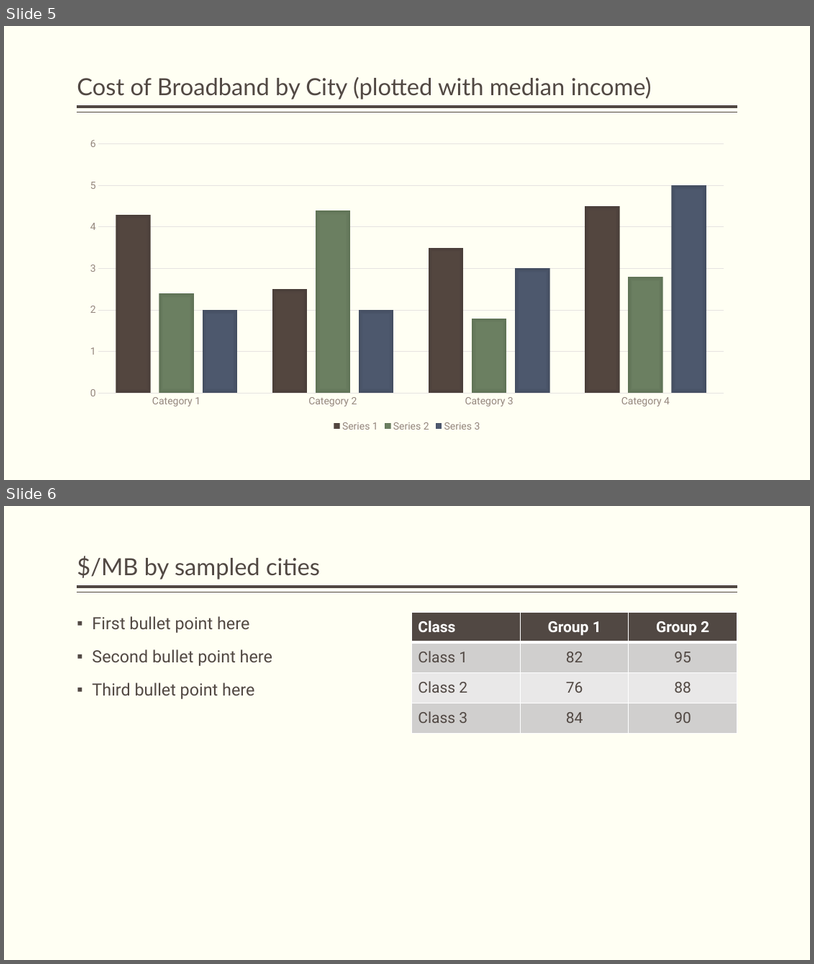
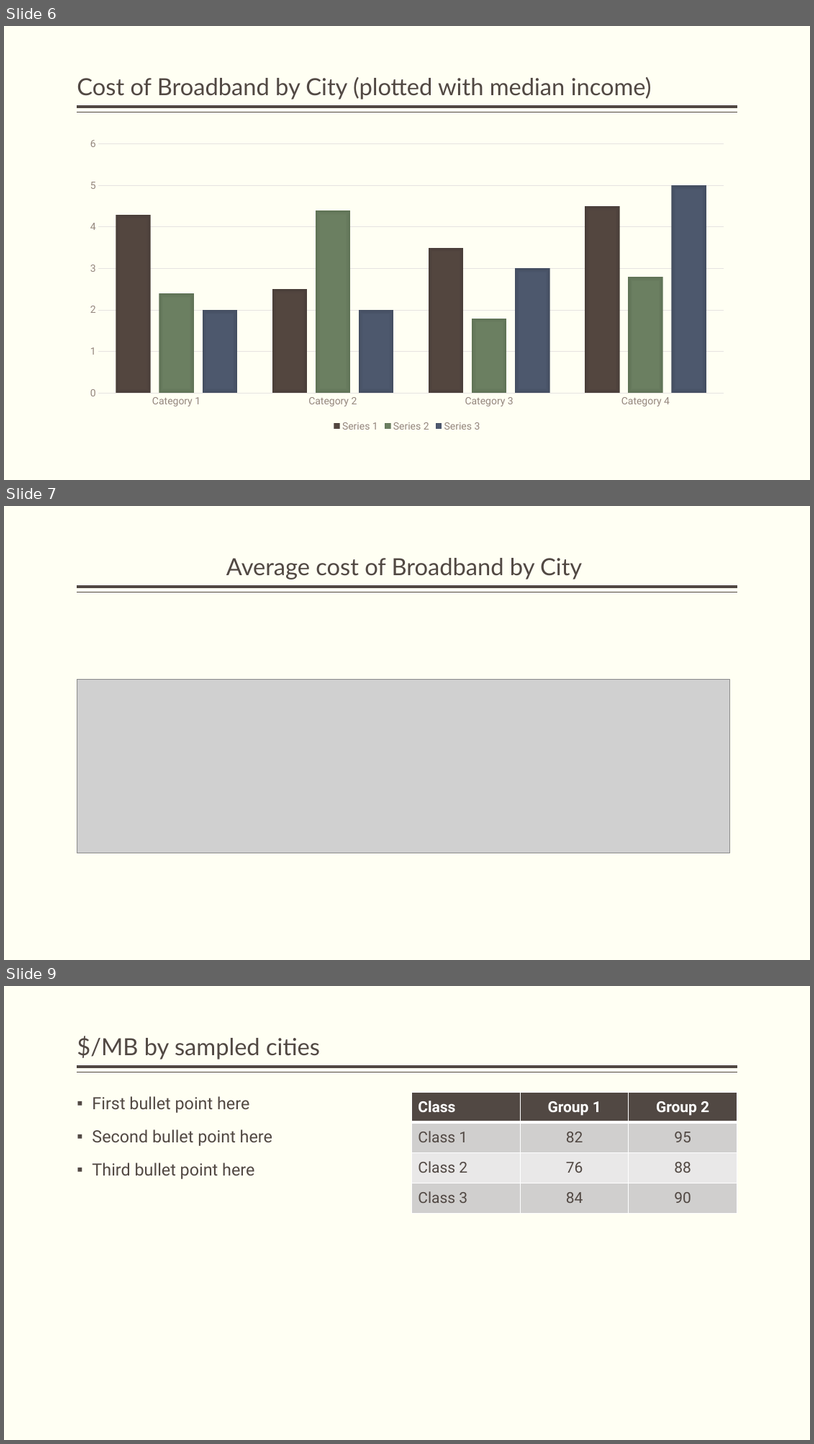
Before and after one commit to vsmolina/fiber_group, a slide deck: Fiber_Group_Presenetation_DRAFT.pptx. Shown one above the other, each under a label of ours: slides 5 and 6 before the commit, slides 6, 7 and 9 after it; the slides between them are not shown. The pictures are 814x964 and 814x1444 pixels, drawn with LibreOffice and Linux fonts; fonts in the diff are those of the drawing; grey boxes stand for pictures. Boxes give left, top, right and bottom in pixels: in the first picture for what was removed or moved away, otherwise in the second. Text is boxed around its words. In the diff, an @@ line names an element or a change of style, - is before the commit and + after.

```diff
--- a/Fiber_Group_Presenetation_DRAFT.pptx
+++ b/Fiber_Group_Presenetation_DRAFT.pptx
@@ slide 7 added at (x1=4, y1=506, x2=810, y2=960), background #FFFFF3; not listed: 2 template elements that a slide beside it also shows @@
@@ title added at (x1=226, y1=558, x2=582, y2=579), 28 pt, text #514843 @@
+Average cost of Broadband by City
@@ picture added at (x1=77, y1=680, x2=730, y2=853) @@
@@ what was slide 5 is now slide 6 @@
@@ what was slide 6 is now slide 9 @@
```
Also in this commit, not shown: 1 slide changed, 3 other slides added, 4 other files.
